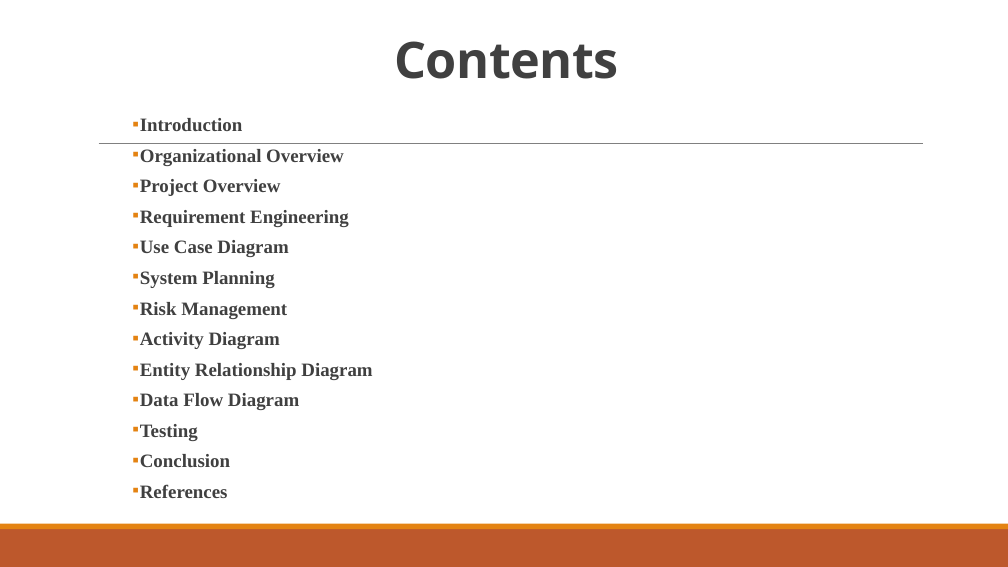
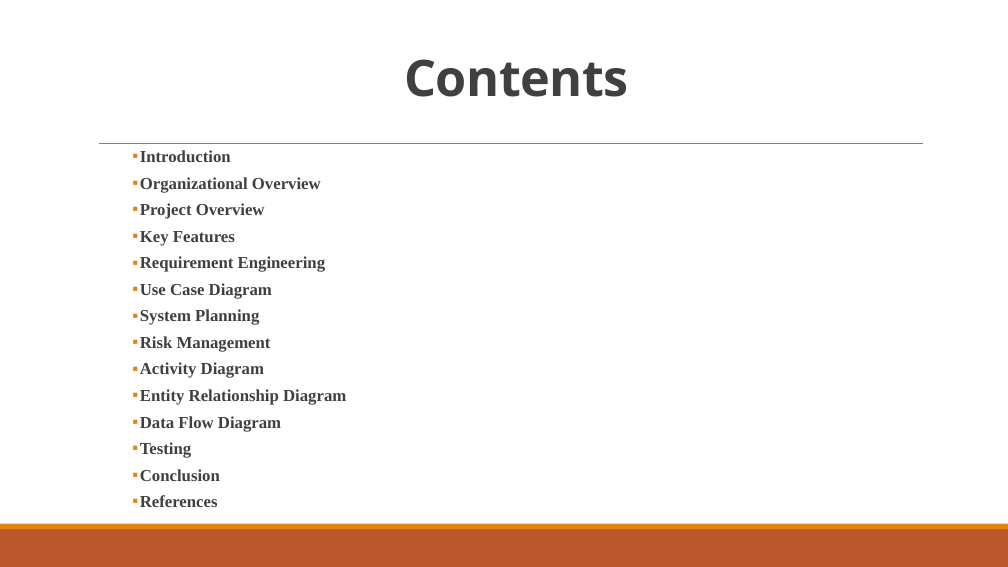
Before and after one commit to ashraful009/FlatSell, a slide deck: slide 2 of PPT for defence.pptx. Drawn at 1008x567 pixels with LibreOffice and Linux fonts; fonts in the diff are those of the drawing. Boxes give left, top, right and bottom in pixels: in the first picture for what was removed or moved away, otherwise in the second. Text is boxed around its words. In the diff, an @@ line names an element or a change of style, - is before the commit and + after.

```diff
--- a/PPT for defence.pptx
+++ b/PPT for defence.pptx
@@ title "Contents": place and size @@
-title "Contents" at [394,41,618,79]
+title "Contents" at [404,59,628,97]
@@ text "Introduction": place and size @@
-text "Introduction" at [140,118,372,498]
+text "Introduction" at [140,150,346,507]
@@ text at [140,150,346,507]: size 18 to 16 pt; line spacing 0.7 to 0.9; less space between paragraphs @@
@@ text at [140,231,235,246]: paragraph added @@
+▪ Key Features
```
Also in this commit, not shown: 16 other slides changed, 2 slides added, 23 other files.
